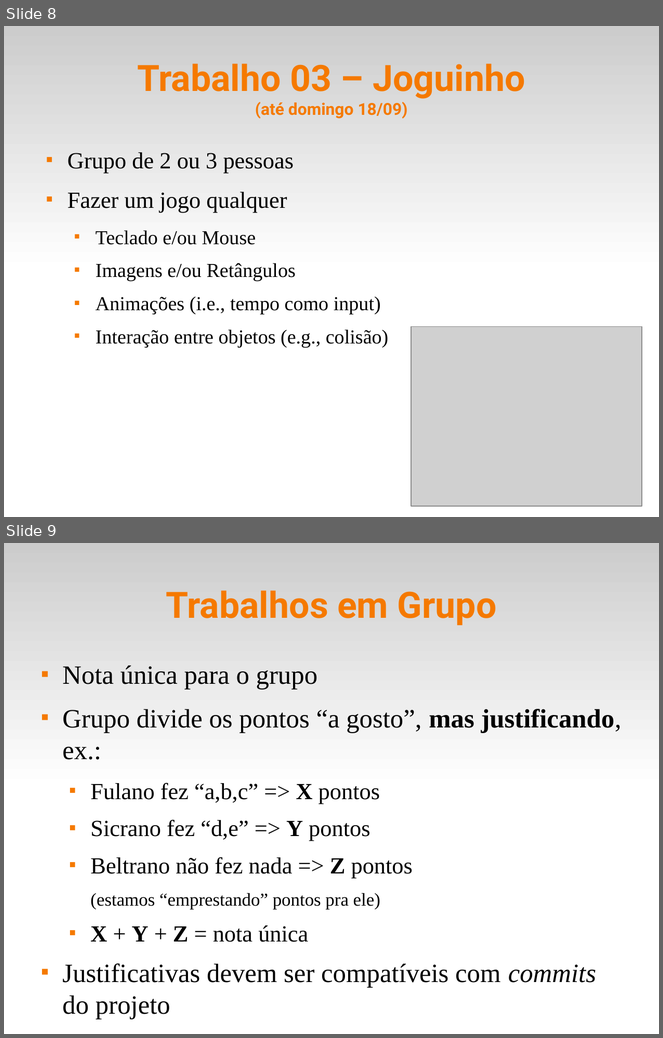
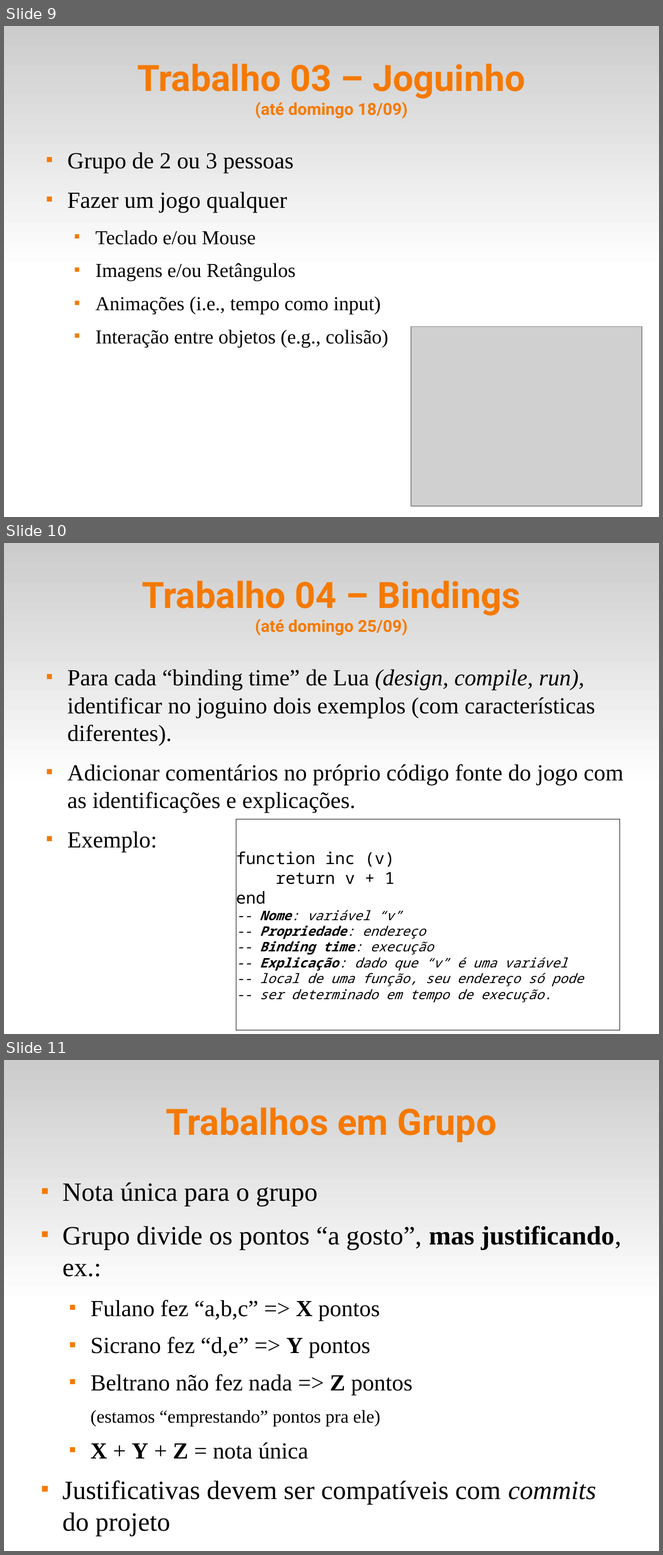
Before and after one commit to fsantanna-uerj/EDL, a slide deck: slides/edl-00.odp. Shown one above the other, each under a label of ours: slides 8 and 9 before the commit, slides 9, 10 and 11 after it. The pictures are 663x1038 and 663x1555 pixels, drawn with LibreOffice and Linux fonts; fonts in the diff are those of the drawing; grey boxes stand for pictures. Boxes give left, top, right and bottom in pixels: in the first picture for what was removed or moved away, otherwise in the second. Text is boxed around its words. In the diff, an @@ line names an element or a change of style, - is before the commit and + after.

Commit message:
(+) bindings

```diff
--- a/slides/edl-00.odp
+++ b/slides/edl-00.odp
@@ slide 10 added at [4,543,659,1034], background #FFFFFF; not listed: 1 template element that a slide beside it also shows @@
@@ title added at [142,580,520,636], 44 pt, text #F57900, bold @@
+Trabalho 04 – Bindings
+(até domingo 25/09)
@@ text added at [67,669,623,852], 28 pt, text #000000 @@
+■ Para cada “binding time” de Lua (design, compile, run), identificar no joguino dois exemplos (com características diferentes).
+■ Adicionar comentários no próprio código fonte do jogo com as identificações e explicações.
+■ Exemplo:
@@ rectangle added at [236,820,621,1031], fill #FFFFFF, outline #000000 0 pt, 16 pt, text #000000, italic @@
+function inc (v)
+return v + 1
+end
+-- Nome: variável “v”
+-- Propriedade: endereço
+-- Binding time: execução
+-- Explicação: dado que “v” é uma variável
+-- local de uma função, seu endereço só pode
+-- ser determinado em tempo de execução.
@@ what was slide 8 is now slide 9 @@
@@ what was slide 9 is now slide 11 @@
```
Also in this commit, not shown: 1 slide changed, 1 other slide added, 17 other files.
